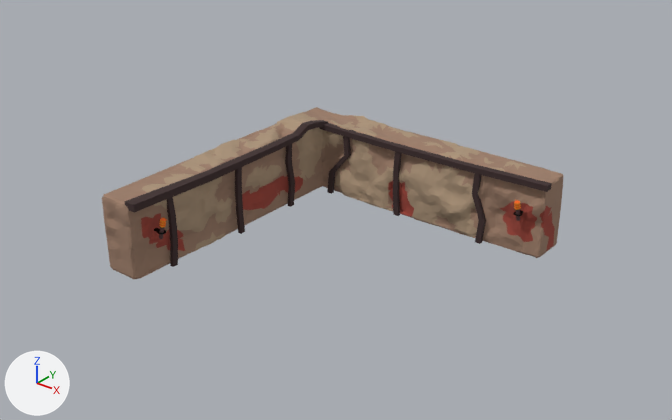
The FBX model Modelos3D/Pared 4.fbx, before and after one commit.
Rendered twice from a 50 mm lens placed at (16.3, -19.6, 11.26), pointed at (4.14, -4.41, 1.84). The axes (+X, +Y, +Z) are drawn at lower left. The lights are the same throughout. Where no turn or scale is listed for an object, it has been applied to the vertices.

Names of what the first picture shows: 'Madera.003', 'Pared 4'.
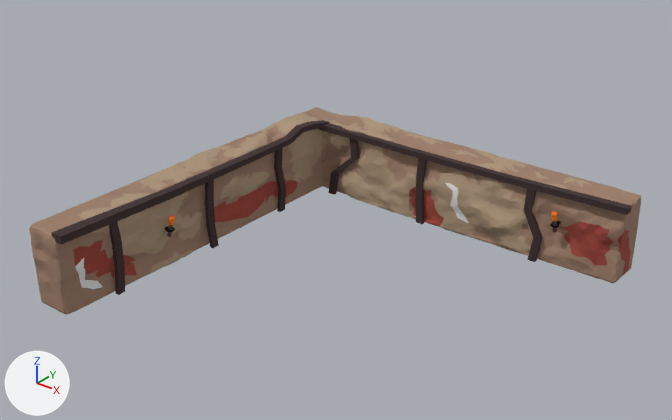
Edits to the bpy script that builds the scene:
```text
Change me_cube_022:
    used by ob_madera_003; location = (6.28, -0.64, 0.0)
    remove me_cube_022.from_pydata(...)  # 140 vertices, 124 faces; spans x -5.87..1.3, y -6.88..0.2, z 0.0..2.25
    add me_cube_022.from_pydata(...)  # 140 vertices, 124 faces; spans x -5.87..3.3, y -8.88..0.2, z 0.0..2.25
    me_cube_022 part 2: the loose piece of 16 vertices spanning x -0.71..-0.3, y -0.05..0.05, z 0.0..1.98 is scaled about its middle by (1.3, 1, 1), then moved by (1.53, 0.0, 0.0)
    me_cube_022 part 3: the loose piece of 16 vertices spanning x -5.73..-5.62, y -1.49..-1.23, z 0.0..1.98 is scaled about its middle by (1, 1.29, 1), then moved by (0.0, -0.41, 0.0)
    me_cube_022 part 4: the loose piece of 16 vertices spanning x -3.15..-2.95, y -0.05..0.05, z 0.0..1.98 is scaled about its middle by (1.29, 1, 1), then moved by (0.77, 0.0, 0.0)
    me_cube_022 part 5: 88 of 140 vertices moved; they spanned x -5.87..1.3, y -6.88..0.2, z 0.0..2.25 and now span x -5.87..3.3, y -8.88..0.2, z 0.0..2.25; mean shift (0.22, -0.71, 0.0); largest move (-5.87, -6.88, 2.1) -> (-5.87, -8.88, 2.1)
Change me_cube_019:
    used by ob_pared_4; location = (0.0, 0.0, 0.0)
    remove me_cube_019.from_pydata(...)  # 2582 vertices, 4152 faces; spans x -0.5..7.52, y -7.56..0.5, z 0.0..2.24
    add me_cube_019.from_pydata(...)  # 2582 vertices, 4152 faces; spans x -0.5..9.52, y -9.56..0.5, z 0.0..2.24
    me_cube_019 part 1: 2486 of 2582 vertices moved; they spanned x -0.5..7.52, y -7.56..0.5, z 0.0..2.24 and now span x -0.5..9.52, y -9.56..0.5, z 0.0..2.24; mean shift (0.54, -0.52, 0.0); largest move (-0.4, -7.48, 0.02) -> (-0.4, -9.48, 0.02)
```

Boxes (x1, y1, x2, y2) around the edits, measured in the pictures (672 x 420 px; the box of a moved part takes in the faces that stretch with it):
'Pared 4', reshaped (33% wider, 20% taller): before (102, 107, 563, 279); after (29, 107, 641, 314)
'Madera.003', reshaped (36% wider, 19% taller): before (124, 120, 552, 267); after (51, 120, 632, 295)
part 1 of me_cube_019, moved or reshaped: before (102, 116, 563, 279); after (29, 116, 641, 314)
part 2 of me_cube_022, moved or reshaped: before (472, 174, 486, 244); after (523, 189, 542, 262)
part 3 of me_cube_022, moved or reshaped: before (285, 144, 295, 207); after (274, 148, 286, 212)
part 4 of me_cube_022, moved or reshaped: before (393, 152, 402, 216); after (415, 158, 427, 224)
part 5 of me_cube_022, moved or reshaped: before (124, 120, 552, 267); after (51, 120, 632, 295)
